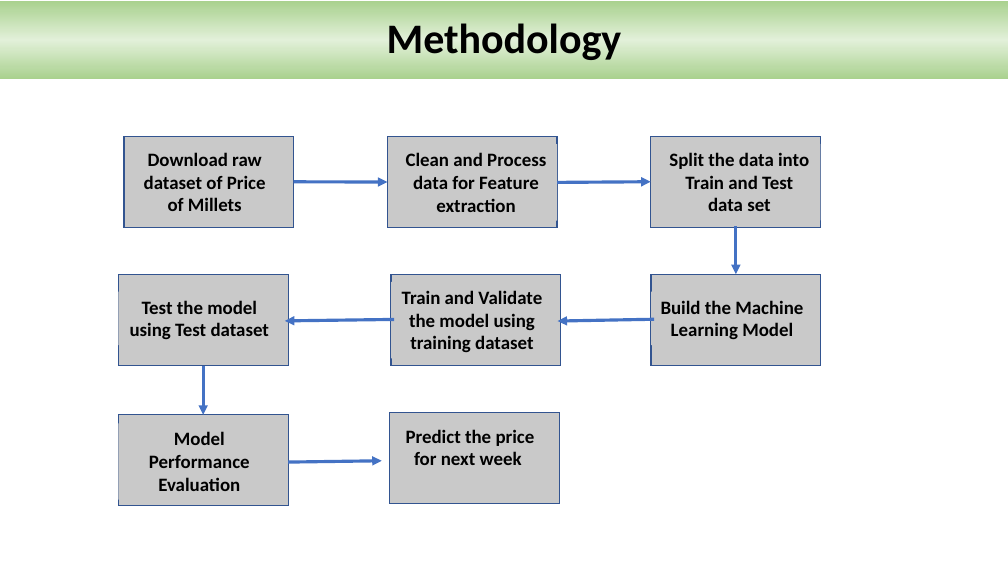
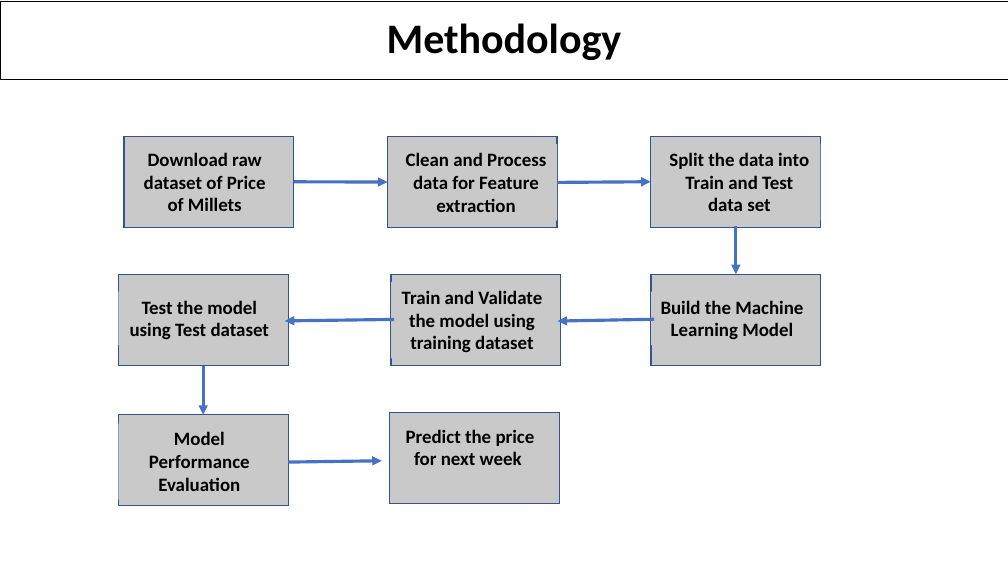
Before and after one commit to sanchanapradeep/aiml_capstone, a slide deck: slide 5 of Millets_Market Price_Prediction_Presentation_Group 7.pptx. Drawn at 1008x567 pixels with LibreOffice and Linux fonts; fonts in the diff are those of the drawing; background and template pictures are left out. Boxes give left, top, right and bottom in pixels: in the first picture for what was removed or moved away, otherwise in the second. Text is boxed around its words. In the diff, an @@ line names an element or a change of style, - is before the commit and + after.

```diff
--- a/Millets_Market Price_Prediction_Presentation_Group 7.pptx
+++ b/Millets_Market Price_Prediction_Presentation_Group 7.pptx
@@ rectangle "Methodology" at box(0, 1, 1008, 79): fill gradient #A9D18E to #E2F0D9 to none; outline none to #000000 0.75 pt @@
```
Also in this commit, not shown: 11 other slides changed.
